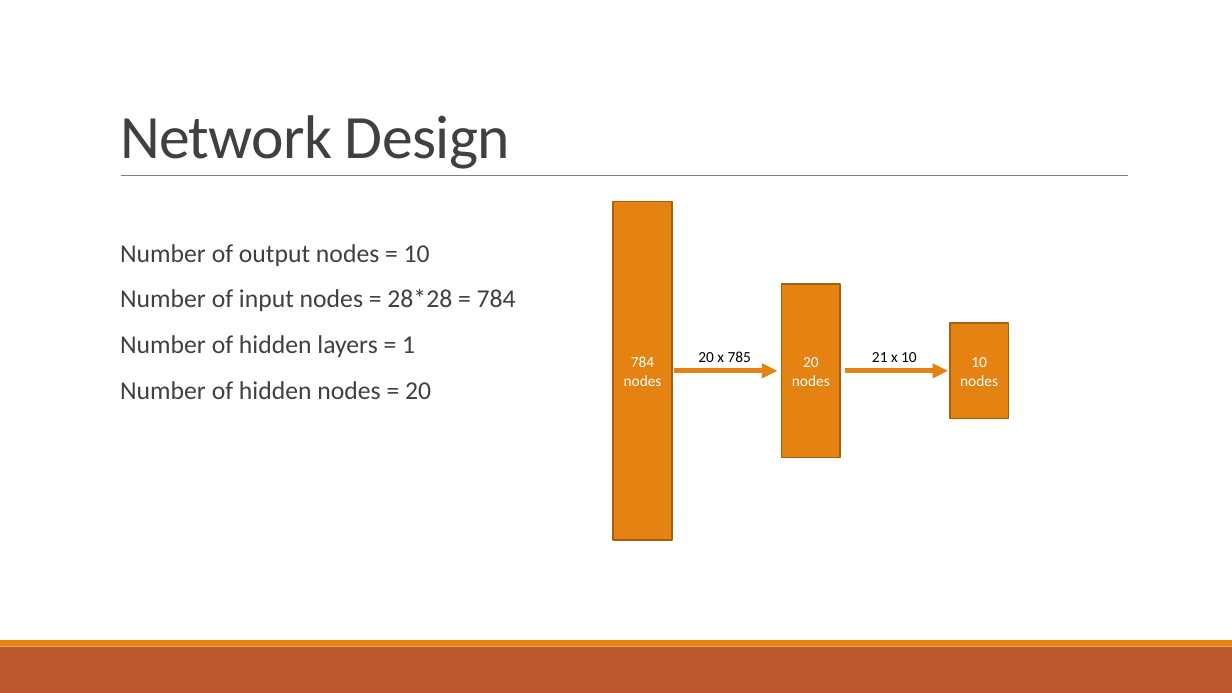
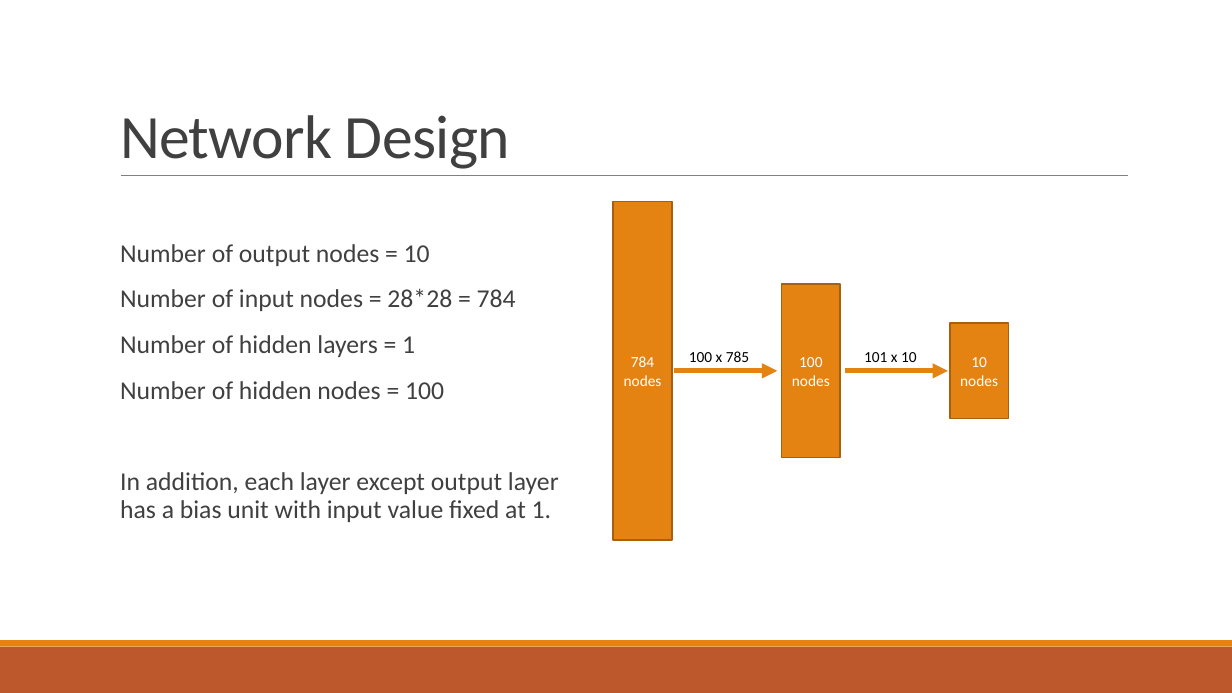
Before and after one commit to VinayGupta23/permute, a slide deck: slide 4 of docs/Neural Review 2.pptx. Drawn at 1232x693 pixels with LibreOffice and Linux fonts; fonts in the diff are those of the drawing. Boxes give left, top, right and bottom in pixels: in the first picture for what was removed or moved away, otherwise in the second. Text is boxed around its words. In the diff, an @@ line names an element or a change of style, - is before the commit and + after.

```diff
--- a/docs/Neural Review 2.pptx
+++ b/docs/Neural Review 2.pptx
@@ text at (689,351,749,362): text changed @@
-20 x 785
+100 x 785
@@ text in rectangle at (792,357,830,386): text changed @@
-20 nodes
+100 nodes
@@ text at (864,352,917,362): text changed @@
-21 x 10
+101 x 10
@@ text at (120,381,559,522): text changed @@
-  Number of hidden nodes = 20
+  Number of hidden nodes = 100
+  In addition, each layer except output layer has a bias unit with input value fixed at 1.
```
Also in this commit, not shown: 2 other slides changed, 1 other file.
